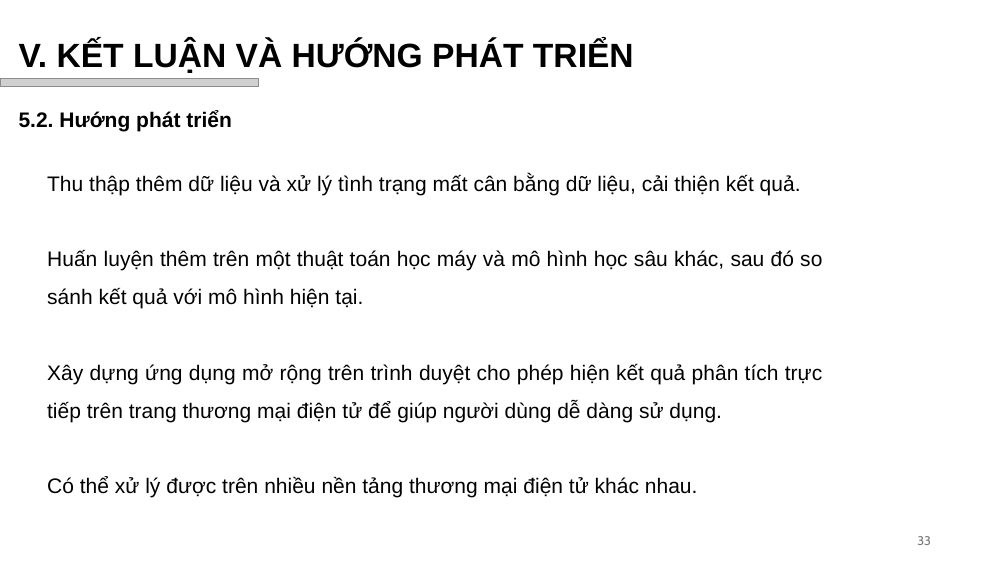
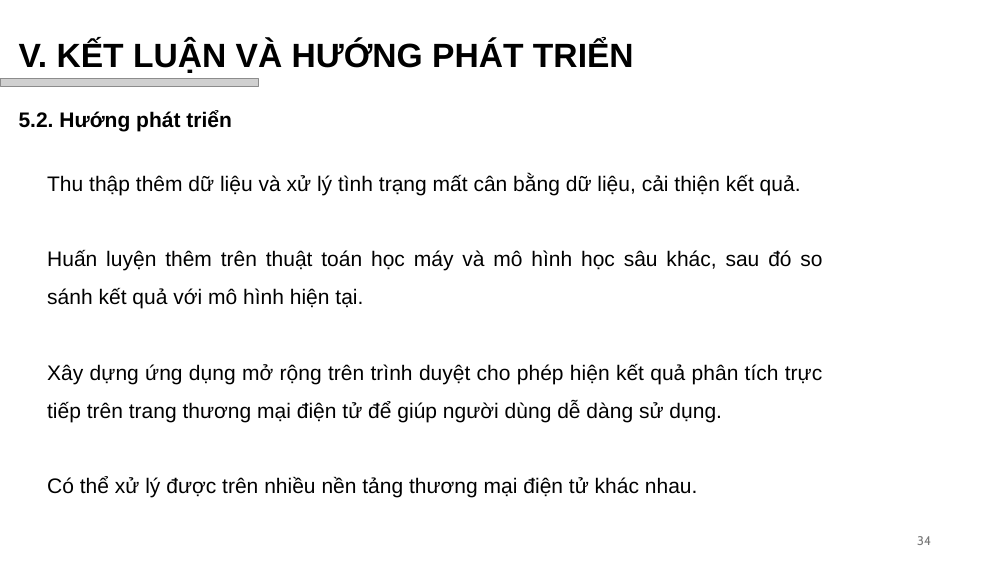
Before and after one commit to vhiepp/tn-da21ttb-110121209-duongvanhiep-sentiment-analysis, a slide deck: slide 35 of docs/pptx/Dương Văn Hiệp_110121209_DA21TTB.pptx (slide 34 before the commit). Drawn at 1008x567 pixels with LibreOffice and Linux fonts; fonts in the diff are those of the drawing; grey boxes stand for pictures; background and template pictures are left out. Boxes give left, top, right and bottom in pixels: in the first picture for what was removed or moved away, otherwise in the second. Text is boxed around its words. In the diff, an @@ line names an element or a change of style, - is before the commit and + after.

```diff
--- a/docs/pptx/Dương Văn Hiệp_110121209_DA21TTB.pptx
+++ b/docs/pptx/Dương Văn Hiệp_110121209_DA21TTB.pptx
@@ text at [47,250,822,309]: text changed @@
-Huấn luyện thêm trên một thuật toán học máy và mô hình học sâu khác, sau đó so sánh kết quả với mô hình hiện tại.
+Huấn luyện thêm trên thuật toán học máy và mô hình học sâu khác, sau đó so sánh kết quả với mô hình hiện tại.
@@ page number at [917,536,931,545]: text changed @@
-33
+34
```
Also in this commit, not shown: 1 other slide changed, 1 slide added.
